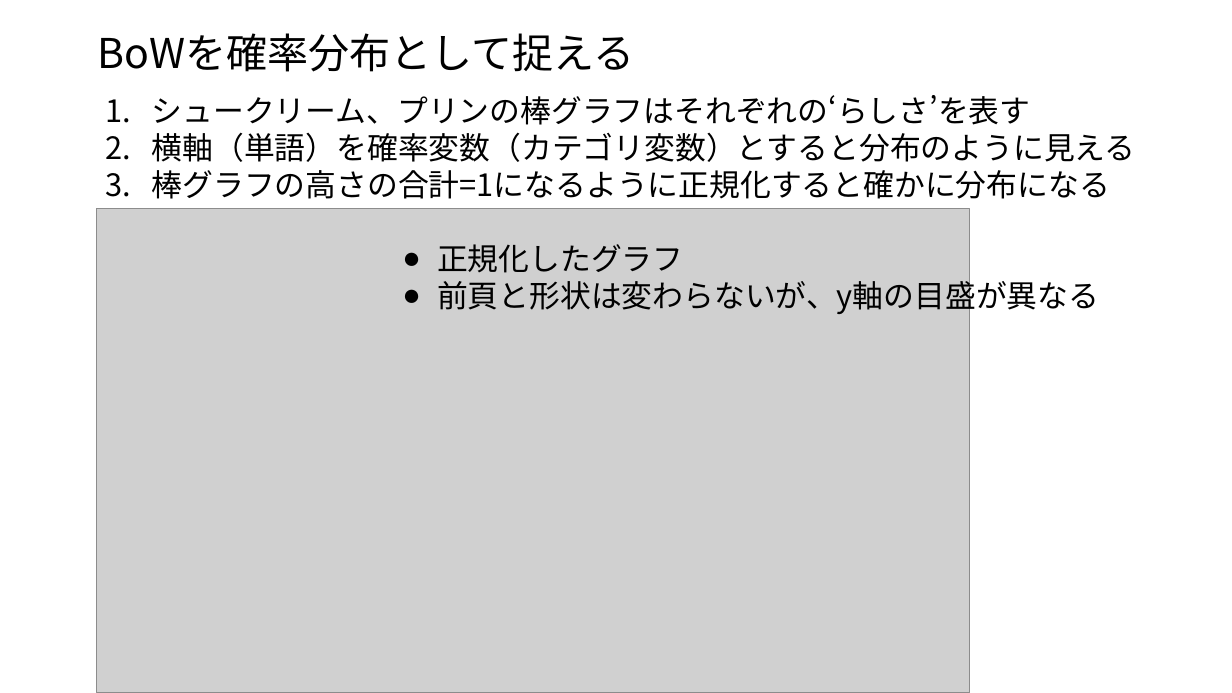
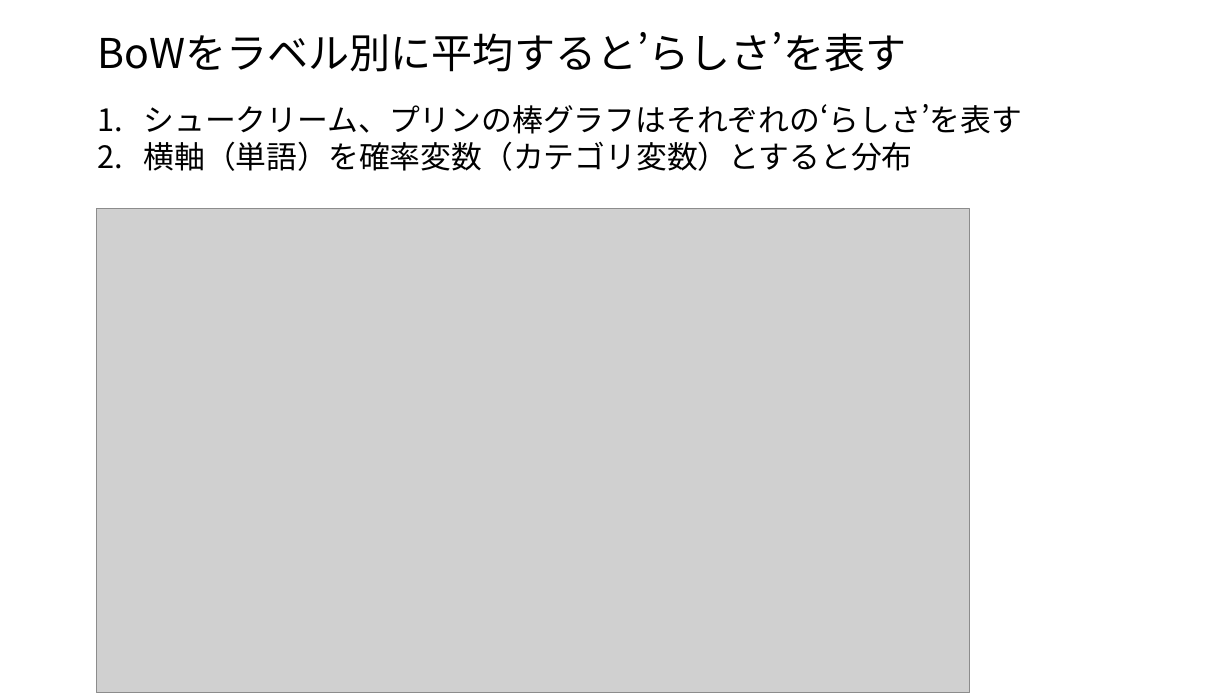
Before and after one commit to ueharaLab/NLP3_BoW, a slide deck: slide 21 of textmining3 BOW.pptx. Drawn at 1232x693 pixels with LibreOffice and Linux fonts; fonts in the diff are those of the drawing; grey boxes stand for pictures. Boxes give left, top, right and bottom in pixels: in the first picture for what was removed or moved away, otherwise in the second. Text is boxed around its words. In the diff, an @@ line names an element or a change of style, - is before the commit and + after.

```diff
--- a/textmining3 BOW.pptx
+++ b/textmining3 BOW.pptx
@@ text at (97, 32, 906, 72): text changed @@
-BoWを確率分布として捉える
+BoWをラベル別に平均すると’らしさ’を表す
@@ text "シュークリーム、プリンの棒グラフはそれぞれの‘らしさ’を表す": place and size @@
-text "シュークリーム、プリンの棒グラフはそれぞれの‘らしさ’を表す" at (152, 95, 1136, 199)
+text "シュークリーム、プリンの棒グラフはそれぞれの‘らしさ’を表す" at (144, 104, 1023, 171)
@@ text at (144, 141, 913, 171): text changed @@
-2. 横軸（単語）を確率変数（カテゴリ変数）とすると分布のように見える
-3. 棒グラフの高さの合計=1になるように正規化すると確かに分布になる
+2. 横軸（単語）を確率変数（カテゴリ変数）とすると分布
@@ text removed at (437, 244, 1099, 316) @@
-● 正規化したグラフ
-● 前頁と形状は変わらないが、y軸の目盛が異なる
```
Also in this commit, not shown: 1 other slide changed, 1 slide added, 2 other files.
